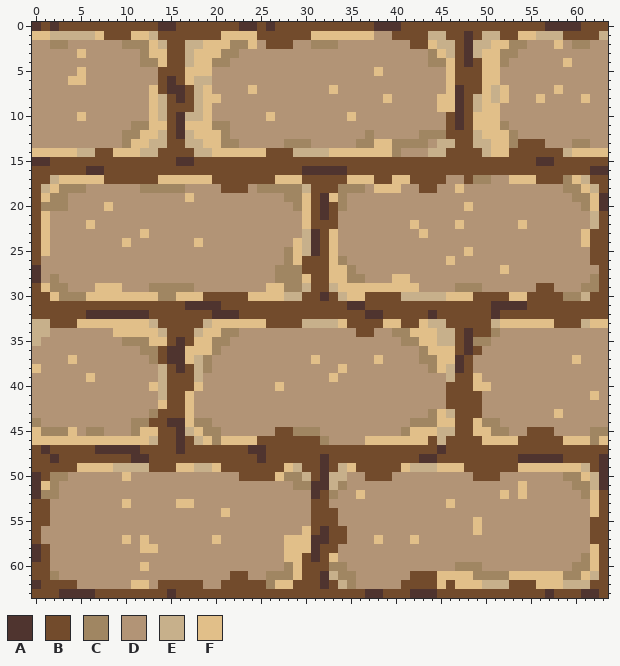
Two states of a pixel-art sprite, IntroToObjectProject/IntroToObjectProject/ASSETS/IMAGES/stonefloor1.png. Above, as it was before the edit.
The file is 64x64 pixels.
Palette (. is transparent): A #4f342f  B #724b2c  C #a08662  D #b29476  E #c7b08b  F #e1bf89
Pixels before, first column x 0:
 0 ABABBBBBBBBBBBAABBBBBBBAABABBBBBBBBBBBAAABBBBBBBBBBBBBBBBAAAABBB
 1 FFEEEEEFBBBFFEBBBBBBBFFFFBBBBBBFFFFFFFDDBBBBEEBBABEEBBFFEEEBBBBE
 2 DDCCDDDDDDCCCFEBBEEFFFCCFDBBBDDCCCDDDDDDDDBBFEEBAEEFFCCDDDFDCCDD
 3 DDDDDFDDDDDDCFFBBEFFFCCDDDDDDDDDDDDDDDDDDDDDCFEBAEFFCCDDDDDDDDDD
 4 DDDDDDDDDDDDCCFBBEFFCCDDDDDDDDDDDDDDDDDDDDDDCCFBABFFCDDDDDDFDDDD
 5 DDDDDFDDDDDDDDBBBFFFDDDDDDDDDDDDDDDDDDFDDDDDDDFBBBFFDDDDDDDDDDDD
 6 DDDDFFDDDDDDDDBABFEEDDDDDDDDDDDDDDDDDDDDDDDDDDFBBBFFDDDDDDDDDDDD
 7 DDDDDDDDDDDDDFBAABEFDDDDFDDDDDDDDFDDDDDDDDDDDDFABBFEFDDDDDFDDDDD
 8 DDDDDDDDDDDDDFEBABEFFDDDDDDDDDDDDDDDDDDFDDDDDFFABEFEFDDDFDDDDFDD
 9 DDDDDDDDDDDDDFEBBBEFDDDDDDDDDDDDDDDDDDDDDDDDDFFABEFFDDDDDDDDDDDD
10 DDDDDFDDDDDDDFEBAEEFDDDDDDFDDDDDDDDFDDDDDDDDDDBABFFFDDDDDDDDDDDD
11 DDDDDDDDDDDCCFFBAFFFCCDDDDDDDDDDDDDDDDDDDDDDDDBABFFFCDDDDDDDDDDD
12 DDDDDDDDDDCCFFEBAEFFFCDDDDDDDDDDDDDDDCDDDDDCCCBBBEFFFCDDDDDDDDDD
13 DDDDDDDDDDCFFEEBBEEFFCCDDDDDCCCDDDDDCCFFCCCCDEEBBEEFFCBBBDDDCCDD
14 FFFFFEEBBFFFEEBBBBEEFFFFFFBBBEEEEFFFFFFFCDDDEEBBBBEFFBBBBBBEFFFF
15 AABBBBBBBBBBBBBBAABBBBBBBBBBBBBBBBBBBBBBBBBBBBBBBBBBBBBBAABBBBBB
16 BBBBBBAABBBBBBBBBBBBBBBBBBBBBBAAAAABBBBBBBBBBBBBBBBBBBBBBBBBBBAA
17 BBEFFFFFBBBBBBFFFFFFBBBBBBBFFFBBBBBFFFBBFFBBBBDDBCCDDFFFBBBCFEBB
18 BEFCCCDDDDDDCCCCCDDDDBBBDCCCCCEBBBCCCDFFFDDBBDDFDDDDDDDDDDDCCFEB
19 BFCCDDDDDDDDDDDDDFDDDDDDDDDDCCFBAFCDDDDDDDDDDDDDDDDDDDDDDDDDCCFA
20 BCCCDDDDFDDDDDDDDDDDDDDDDDDDDCFBABCDDDDDDDDDDDDDFDDDDDDDDDDDDCFA
21 BFDDDDDDDDDDDDDDDDDDDDDDDDDDDDFBABDDDDDDDDDDDDDDDDDDDDDDDDDDDDEB
22 BFDDDDFDDDDDDDDDDDDDDDDDDDDDDDFBBBDDDDDDDDFDDDDFDDDDDDFDDDDDDDEB
23 BFDDDDDDDDDDFDDDDDDDDDDDDDDDDDEABFDDDDDDDDDFDDDDDDDDDDDDDDDDDFBB
24 BFDDDDDDDDFDDDDDDDFDDDDDDDDDDFEABFDDDDDDDDDDDDDDDDDDDDDDDDDDDFBB
25 BFDDDDDDDDDDDDDDDDDDDDDDDDDDCFEABFDDDDDDDDDDDDDDFDDDDDDDDDDDDDBB
26 BDDDDDDDDDDDDDDDDDDDDDDDDDDDCFBBBFCDDDDDDDDDDDFDDDDDDDDDDDDDDDBB
27 ADDDDDDDDDDDDDDDDDDDDDDDDDDCCCBBBFFCDDDDDDDDDDDDDDDDFDDDDDDDDDDB
28 ADCDDDDDDDDDDDDDDDDDDDDDDDDCCCFBBFFCCDDDFFDDDDDDDDDDDDDDDDDDDDCB
29 BFCCDDDFFFDDDCCCCCDDDDDDDDFFCCEBBEFFFFFFFFFDDDDCCCDDDDDDBBDDDCCB
30 BBFCCCFFFFFFFFCCFFFBBBBBFFFFEEBBABEFFBBBBEEEEEFFFBBBBFFBBBBCCEBB
31 BBBBBBBBBBBBBBBBBAAAABBBBBBBBBBBBBBAABBBBBBBBBBBBBBAAAABBBBBBBBB
32 BBBBBBAAAAAAABBBBBBBAAABBBBBBBBBBBBBBAABBBBBABBBBBBABBBBBBBBBBBB
33 EEBBBFFFFFFFFEBBBBBEFFFFFFBBBBEEEEFBBBBFFBBFEEBBBBBEFFFFFFBBBEFF
34 EEDDDDDDDFFFFFEBBBEFFCCDDDDDDDDDDDDDBBDDCCFFFEEBABBCDDDDDDDDDDDD
35 EDDDDDDDDDCCCFFBABFFCCDDDDDDDDDDDDDDDDDDDCCFFEEBACCDDDDDDDDDDDDD
36 DDDDDDDDDDDDCCBAAFFFCDDDDDDDDDDDDDDDDDDDDDDCFFFBABDDDDDDDDDDDDDD
37 DDDDFDDDDDDDDCBAAFECDDDDDDDDDDDFDDDDDDFDDDDCCFFABDDDDDDDDDDDFDDD
38 FDDDDDDDDDDDDDEBABECDDDDDDDDDDDDDDFDDDDDDDDDCFEABDDDDDDDDDDDDDDD
39 DDDDDDFDDDDDDDEBBBEDDDDDDDDDDDDDDFDDDDDDDDDDDDEBBFDDDDDDDDDDDDDD
40 DDDDDDDDDDDDDFEBBBFDDDDDDDDFDDDDDDDDDDDDDDDDDDBBBFFDDDDDDDDDDDDD
41 DDDDDDDDDDDDDDEBBFDDDDDDDDDDDDDDDDDDDDDDDDDDDDBBBBDDDDDDDDDDDDFD
42 DDDDDDDDDDDDDDFBBFDDDDDDDDDDDDDDDDDDDDDDDDDDDDBBBBDDDDDDDDDDDDDD
43 DDDDDDDDDDDDDCBBBFDDDDDDDDDDDDDDDDDDDDDDDDDDCFEBBBDDDDDDDDFDDDDD
44 CDDDDDDDDDDCCBBAAFCCDDDDDDDDDDDDDDDDDDDDDDCCCFFBBFCCDDDDDDDDDDDD
45 FCCCFDCCDDDCFFBBAEFCCDDDDDDBBCCCDDDDDDDDDCFFFEEBBFFCCDDBBBDDDDCC
46 FFFFFFFFFFFFFEBBABEFCFFFFBBBBBBBCDDDDFFFFFFFBEBBBBFFFFBBBBBFFFCF
47 BABBBBBAAAAABBBBABBBBBBBAABBBBBBBBBBBBBBBBBBBABBBBBBBBBBBBBBBBBB
48 BBABBBBBBBBAABBBBBBBBBBBBABBBBBBABBBBBBBBBBAABBBBBBBBBAAAAABBBBA
49 BBBBBFFFFEEEEBBBFFEEFBBBBBBBFEBBABEFBBBBBFEEEFFFBBBBBBFFFFFFFEBA
50 ABCCDDDDDDFDDDDDDDDDDDDBBBBFCCEBAEEDDBBBDDDDDDDDDBBBDDDDDDDCCFEA
51 AFCDDDDDDDDDDDDDDDDDDDDDDDDDDCCAAECDDDDDDDDDDDDDDDDDDDFDDDDDCCEA
52 ACCDDDDDDDDDDDDDDDDDDDDDDDDDDDDABCDDFDDDDDDDDDDDDDDDFDFDDDDDDCFB
53 BBDDDDDDDDFDDDDDFFDDDDDDDDDDDDDBBDDDDDDDDDDDDDFDDDDDDDDDDDDDDDFB
54 BBDDDDDDDDDDDDDDDDDDDFDDDDDDDDDBBBDDDDDDDDDDDDDDDDDDDDDDDDDDDDFB
55 BBDDDDDDDDDDDDDDDDDDDDDDDDDDDDDBBBDDDDDDDDDDDDDDDFDDDDDDDDDDDDBB
56 BDDDDDDDDDDDDDDDDDDDDDDDDDDDDDFBABBDDDDDDDDDDDDDDFDDDDDDDDDDDDBB
57 BDDDDDDDDDFDFDDDDDDDFDDDDDDDFFFAABBDDDFDDDFDDDDDDDDDDDDDDDDDDDBB
58 ABDDDDDDDDDDFFDDDDDDDDDDDDDDFFFABBDDDDDDDDDDDDDDDDDDDDDDDDDDDDFB
59 ABDDDDDDDDDDDDDDDDDDDDDDDDDDFFBABFDDDDDDDDDDDDDDDDDDDDDDDDDDDCFB
60 BBDDDDDDDDDDFDDDDDDDDDDDDDDDCFBBBCCDDDDDDDDDDDDCCCDDDDDDDDDDCCFB
61 BBCDDDDDDDDDDDDDDDDDDDBBDDCCCFBBAECCDDDDDDBBBFFFFCCCCFFFFFFCCFEB
62 ABBBBDDDDDDFFDBBBBBDDBBBBBCFFBBBABECDDDDDBBBBFBFFFEEEBBBFFFEEEBB
63 BBBAAAABBBBBBBBABBBBBBBBBBBBBBBBBBBBBAABBBAAABBBBBBBBBBBBABBBAAB
After the commit:
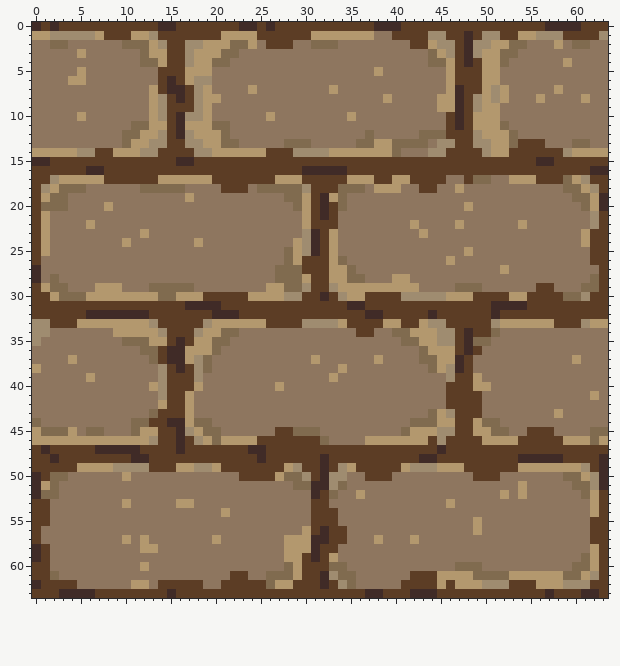
What changed:
Colour A changes from #4f342f to #402b27.
Colour B changes from #724b2c to #5c3d25.
Colour C changes from #a08662 to #806b4f.
Colour D changes from #b29476 to #8e765f.
Colour E changes from #c7b08b to #9f8c70.
Colour F changes from #e1bf89 to #b3986e.
Where, in picture pixels (left, top, right, bottom), the same in both pictures:
changed: (32, 22, 608, 598)
